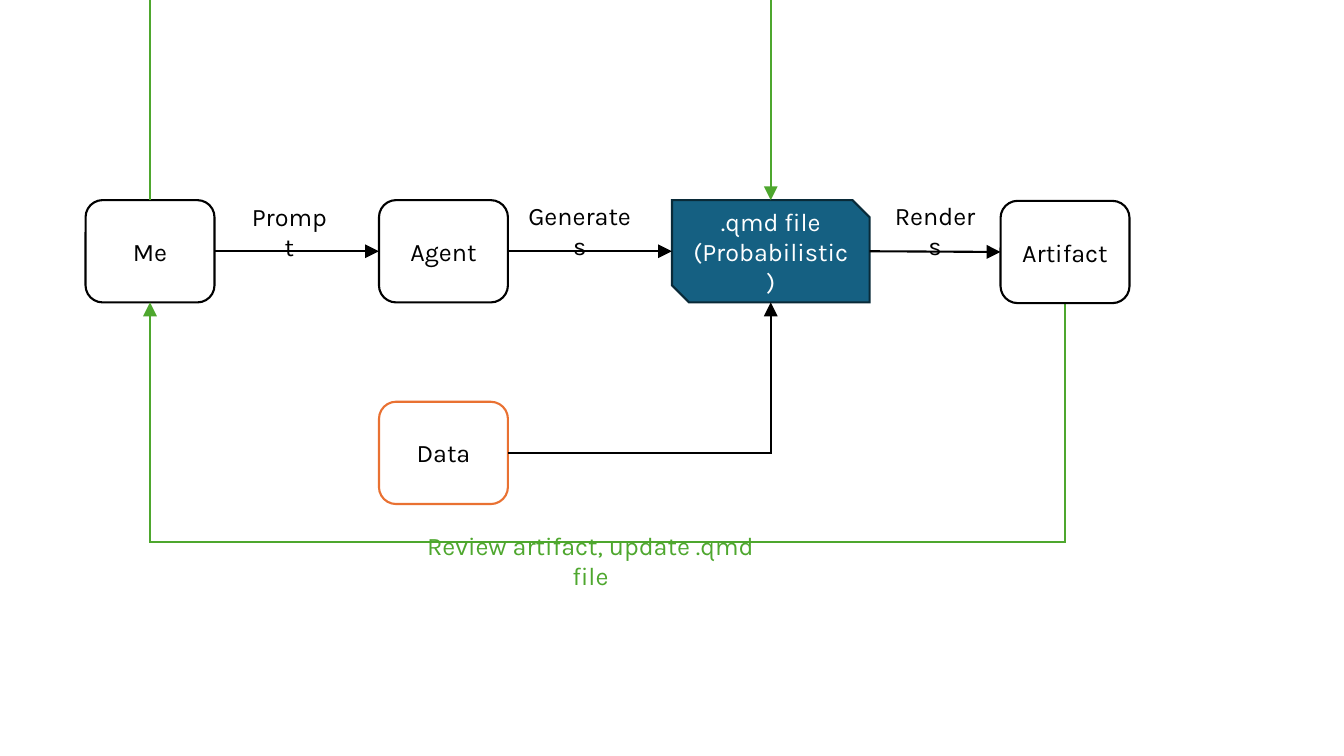
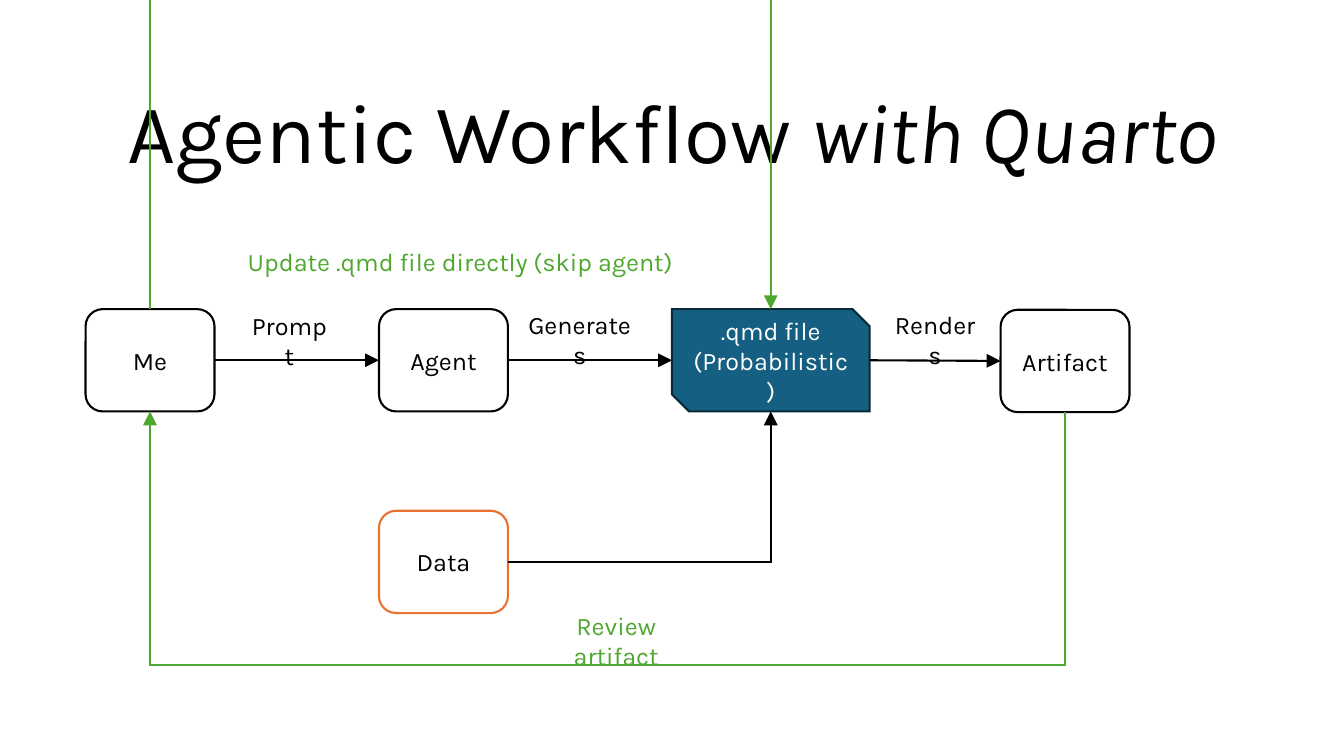
Before and after one commit to jhelvy/2026-posit-conf-quarto, a slide deck: slide 4 of images/entanglement-diagram/entanglement.pptx (slide 3 before the commit). Drawn at 1344x756 pixels with LibreOffice and Linux fonts; fonts in the diff are those of the drawing. Boxes give left, top, right and bottom in pixels: in the first picture for what was removed or moved away, otherwise in the second. Text is boxed around its words. In the diff, an @@ line names an element or a change of style, - is before the commit and + after.

```diff
--- a/images/entanglement-diagram/entanglement.pptx
+++ b/images/entanglement-diagram/entanglement.pptx
@@ text added at bbox=[127, 87, 1217, 183], 60 pt, text #000000 @@
+Agentic Workflow with Quarto
@@ text added at bbox=[248, 253, 673, 277], 18 pt, text #4EA72E @@
+Update .qmd file directly (skip agent)
@@ 4 rounded rectangles, 3 texts, 3 arrows, 2 elbow arrows, 1 snip diag rect: place and size @@
-4 rounded rectangles, 3 texts, 3 arrows, 2 elbow arrows, 1 snip diag rect at bbox=[86, 175, 1130, 504]
+4 rounded rectangles, 3 texts, 3 arrows, 2 elbow arrows, 1 snip diag rect at bbox=[86, 284, 1130, 613]
@@ elbow arrow moved from (1066, 303) - (150, 302) to (1066, 412) - (150, 411) @@
@@ text at bbox=[574, 617, 659, 666]: text changed @@
-Review artifact, update .qmd file
+Review artifact
```
Also in this commit, not shown: 2 other slides changed, 5 slides added.
